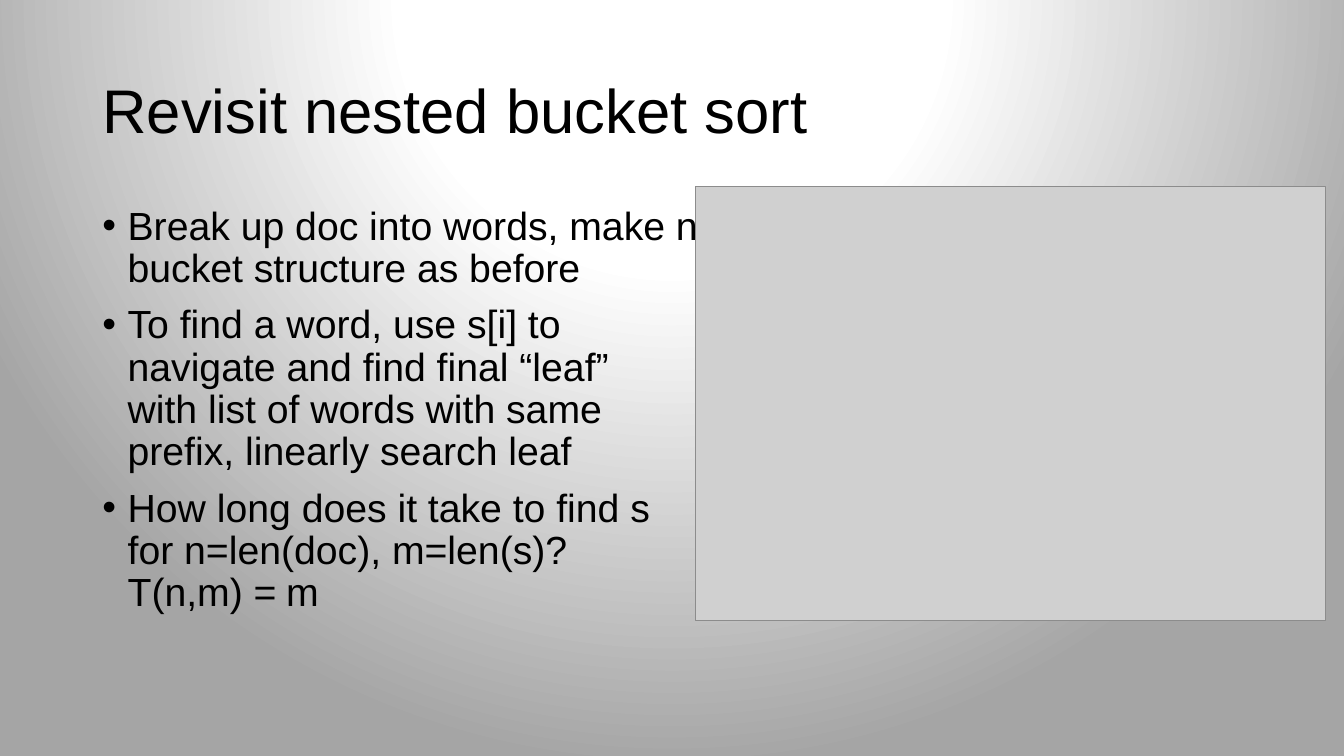
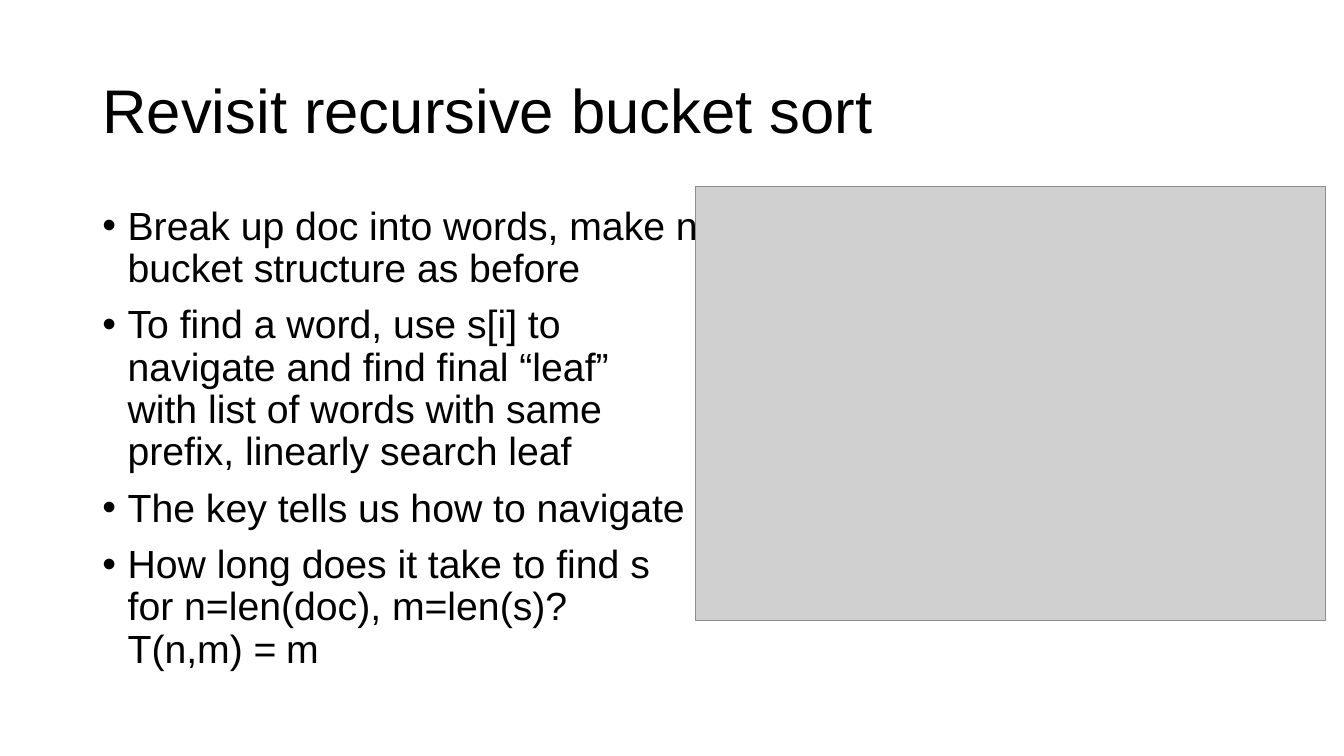
Before and after one commit to parrt/msds689, a slide deck: slide 9 of notes/searching.pptx. Drawn at 1344x756 pixels with LibreOffice and Linux fonts; fonts in the diff are those of the drawing; grey boxes stand for pictures; background and template pictures are left out. Boxes give left, top, right and bottom in pixels: in the first picture for what was removed or moved away, otherwise in the second. Text is boxed around its words. In the diff, an @@ line names an element or a change of style, - is before the commit and + after.

```diff
--- a/notes/searching.pptx
+++ b/notes/searching.pptx
@@ background gradient #FFFFFF to #A5A5A5 to #FFFFFF @@
@@ title at box(102, 88, 873, 134): text changed @@
-Revisit nested bucket sort
+Revisit recursive bucket sort
@@ text at box(128, 493, 685, 530): paragraph added @@
+• The key tells us how to navigate
@@ text "m": place and size @@
-text "m" at box(286, 585, 319, 606)
+text "m" at box(286, 642, 319, 663)
```
Also in this commit, not shown: 8 other slides changed, 4 slides added, 1 slide removed, 5 other files.
